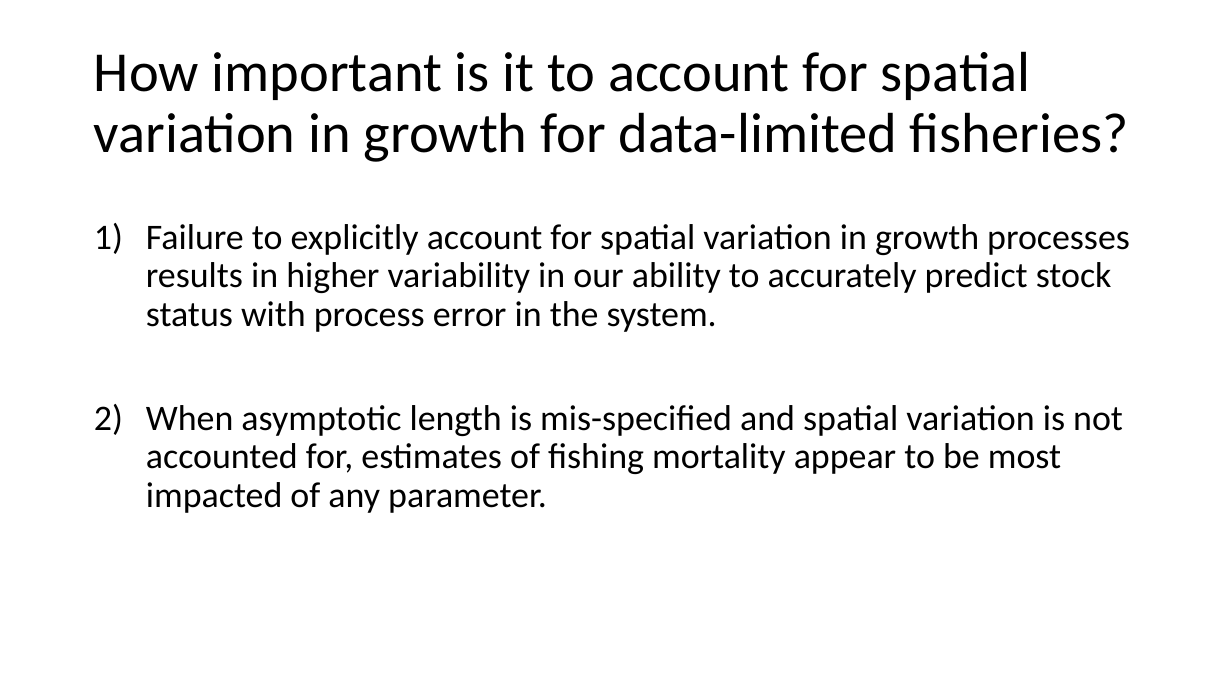
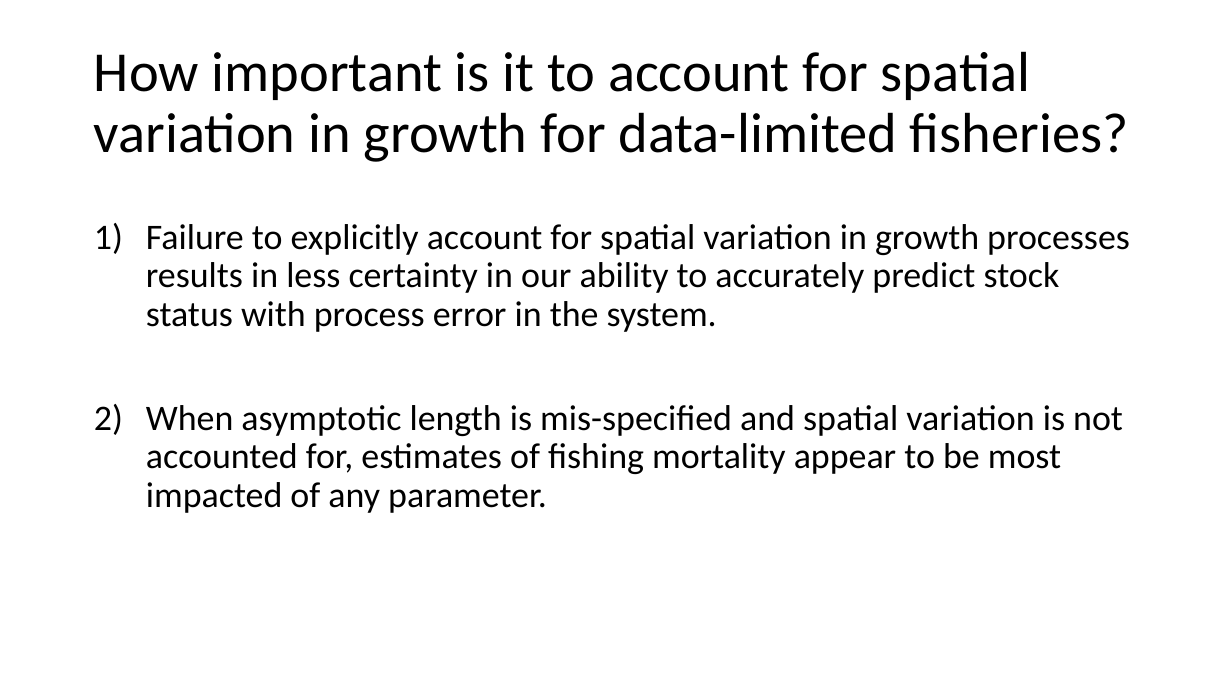
Before and after one commit to merrillrudd/2016_Spatio-temporal_models, a slide deck: slide 17 of Project/Rudd_Project.pptx (slide 19 before the commit). Drawn at 1232x693 pixels with LibreOffice and Linux fonts; fonts in the diff are those of the drawing. Boxes give left, top, right and bottom in pixels: in the first picture for what was removed or moved away, otherwise in the second. Text is boxed around its words. In the diff, an @@ line names an element or a change of style, - is before the commit and + after.

Commit message:
updates on spatial growth project

```diff
--- a/Project/Rudd_Project.pptx
+++ b/Project/Rudd_Project.pptx
@@ text at (x1=146, y1=224, x2=1130, y2=332): text changed @@
-1) Failure to explicitly account for spatial variation in growth processes results in higher variability in our ability to accurately predict stock status with process error in the system.
+1) Failure to explicitly account for spatial variation in growth processes results in less certainty in our ability to accurately predict stock status with process error in the system.
```
Also in this commit, not shown: 9 other slides changed, 8 slides added, 3 slides removed, 1 other file.
